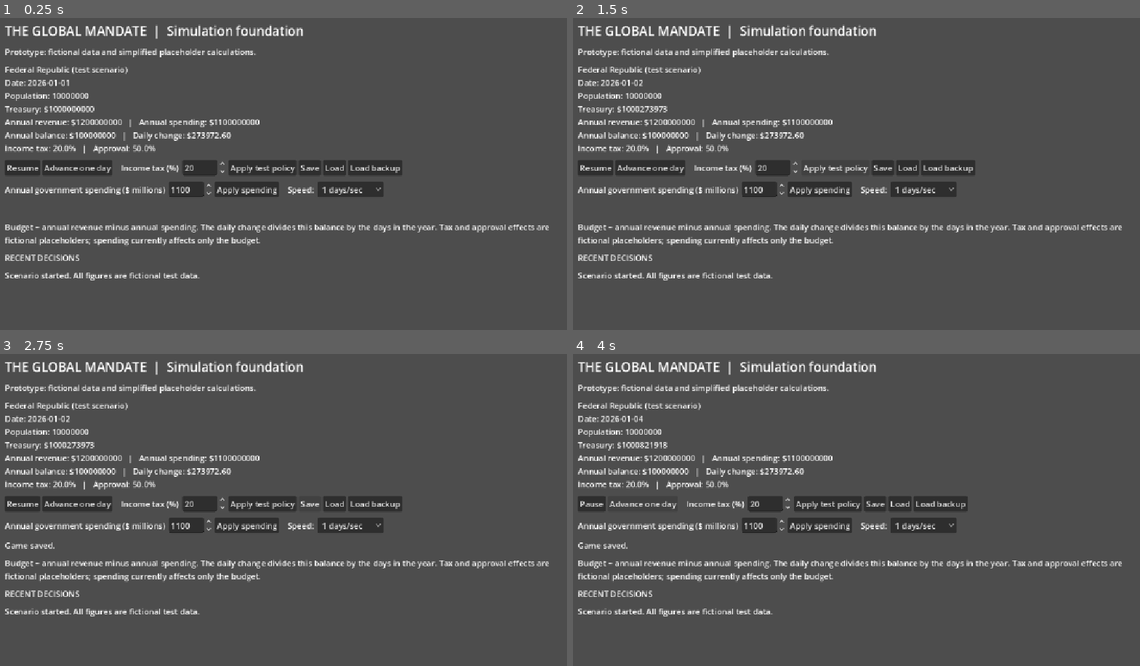
Above: before the commit, frames 1-4 (two rows, left to right).
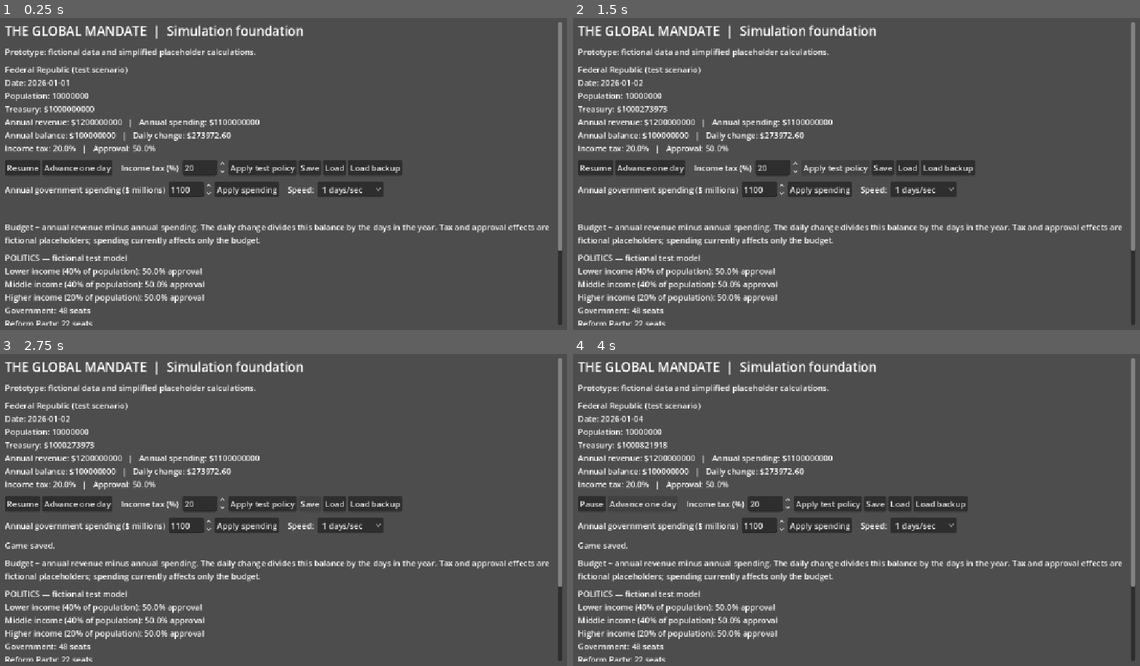
Above: after the commit, the same moments.

Repository: bhavishyadash/the-global-mandate
Game: Godot game, scene res://main.tscn
The game is run twice, just before and just after one commit, with the same random seed, the same clock (stepped at 60 frames per second) and the same inputs.
Inputs:
- Up to frame 1 (0.25 s): no input
- Up to frame 2 (1.5 s): click "Advance one day" at 0.5 s; click "Apply test policy" at 1.25 s
- Up to frame 3 (2.75 s): click "Save" at 2 s
- Up to frame 4 (4 s): click "Resume" at 2.75 s; click "Advance one day" at 3.5 s

The runs differ from the first frame. In frame 1, 2.8% of the frame differs, in the area x 0-100%, y 1-99%; in frame 2, 2.8%; in frame 3, 2.8%; in frame 4, 2.8%.

Commit message:
Add population approval and political prototype
Implement fictional population groups, legislative voting, policy implementation, an illustrative election, and versioned political saves. Document sessions 6–15 and extend simulation and UI checks.

Diff:
--- /dev/null
+++ b/simulation/politics.gd
@@ -0,0 +1,101 @@
+extends RefCounted
+
+# Fictional groups and coefficients for testing, not empirical estimates.
+var groups: Array = [
+	{"name": "Lower income", "share": 0.4, "approval": 50.0, "tax_sensitivity": 100.0},
+	{"name": "Middle income", "share": 0.4, "approval": 50.0, "tax_sensitivity": 105.0},
+	{"name": "Higher income", "share": 0.2, "approval": 50.0, "tax_sensitivity": 115.0},
+]
+var parties: Array = [
+	{"name": "Government", "seats": 48, "support": true},
+	{"name": "Reform Party", "seats": 22, "support": true},
+	{"name": "Opposition", "seats": 30, "support": false},
+]
+var procurement_policy := false
+var procurement_progress := 0
+var election_count := 0
+
+func apply_tax_change(delta: float) -> void:
+	for group in groups:
+		group.approval = clampf(group.approval - delta * group.tax_sensitivity, 0.0, 100.0)
+
+func approval() -> float:
+	var result := 0.0
+	for group in groups:
+		result += group.approval * group.share
+	return result
+
+func votes_for_policy() -> int:
+	var result := 0
+	for party in parties:
+		if party.support:
+			result += party.seats
+	return result
+
+func vote_procurement() -> bool:
+	if procurement_policy or votes_for_policy() <= 50:
+		return false
+	procurement_policy = true
+	return true
+
+func advance_day() -> bool:
+	if procurement_policy and procurement_progress < 100:
+		procurement_progress = mini(100, procurement_progress + 1)
+		return procurement_progress == 100
+	return false
+
+func election() -> void:
+	# Illustrative two-bloc vote share; not a real electoral model.
+	var government_seats := clampi(roundi(approval()), 0, 100)
+	parties[0].seats = government_seats
+	parties[1].seats = 0
+	parties[2].seats = 100 - government_seats
+	election_count += 1
+
+func export_state() -> Dictionary:
+	return {"groups": groups.duplicate(true), "parties": parties.duplicate(true), "procurement_policy": procurement_policy, "procurement_progress": procurement_progress, "election_count": election_count}
+
+func import_state(state: Variant) -> bool:
+	if not state is Dictionary or not state.get("groups") is Array or not state.get("parties") is Array:
+		return false
+	var gs: Array = state.groups
+	var ps: Array = state.parties
+	if gs.size() != 3 or ps.size() != 3 or not state.get("procurement_policy") is bool:
+		return false
+	var progress: Variant = state.get("procurement_progress")
+	var elections: Variant = state.get("election_count")
+	if not _whole(progress) or progress < 0 or progress > 100 or not _whole(elections) or elections < 0:
+		return false
+	if not state.procurement_policy and progress != 0:
+		return false
+	var shares := 0.0
+	for group in gs:
+		if not group is Dictionary or not group.get("name") is String:
+			return false
+		for key in ["share", "approval", "tax_sensitivity"]:
+			if not _number(group.get(key)):
+				return false
+		if group.share < 0 or group.share > 1 or group.approval < 0 or group.approval > 100 or group.tax_sensitivity < 0 or group.tax_sensitivity > 1000:
+			return false
+		shares += group.share
+	if absf(shares - 1.0) > 0.00001:
+		return false
+	var seats := 0
+	for party in ps:
+		if not party is Dictionary or not party.get("name") is String or not party.get("support") is bool or not _whole(party.get("seats")) or party.seats < 0:
+			return false
+		seats += int(party.seats)
+	if seats != 100:
+		return false
+	groups = gs.duplicate(true)
+	parties = ps.duplicate(true)
+	procurement_policy = state.procurement_policy
+	procurement_progress = int(progress)
+	election_count = int(elections)
+	return true
+
+static func _number(value: Variant) -> bool:
+	return (value is int or value is float) and is_finite(float(value))
+
+static func _whole(value: Variant) -> bool:
+	return _number(value) and float(value) == floorf(float(value))
--- a/simulation/world.gd
+++ b/simulation/world.gd
@@ -1,4 +1,7 @@
 extends RefCounted
+
+const Politics = preload("res://simulation/politics.gd")
+var politics = Politics.new()
 
 # All values here are fictional test data; rates are annual USD.
 const INITIAL_DATE := {"year": 2026, "month": 1, "day": 1}
@@ -26,6 +29,8 @@
 	country.treasury += daily_balance()
 	if previous_treasury >= 0.0 and country.treasury < 0.0:
 		add_event("Treasury fell below zero. Borrowing is not yet modeled.")
+	if politics.advance_day():
+		add_event("Procurement policy implementation completed.")
 	date.day += 1
 	if date.day > days_in_month(date.year, date.month):
 		date.day = 1
@@ -52,7 +57,7 @@
 	var file := FileAccess.open(temporary, FileAccess.WRITE)
 	if file == null:
 		return "Could not open the save file for writing."
-	file.store_string(JSON.stringify({"version": 1, "date": date, "country": country, "events": events}))
+	file.store_string(JSON.stringify({"version": 2, "date": date, "country": country, "events": events, "politics": politics.export_state()}))
 	file.flush()
 	var error := file.get_error()
 	file.close()
@@ -80,7 +85,7 @@
 	if json.parse(file.get_as_text()) != OK:
 		return "Save contains invalid JSON."
 	var parsed: Variant = json.data
-	if not parsed is Dictionary or parsed.get("version") != 1:
+	if not parsed is Dictionary or (parsed.get("version") != 1 and parsed.get("version") != 2):
 		return "Save is invalid or uses an unsupported version."
 	var d: Variant = parsed.get("date")
 	var c: Variant = parsed.get("country")
@@ -105,9 +110,17 @@
 	for event in e:
 		if not event is String:
 			return "Save has invalid event data."
+	var loaded_politics = Politics.new()
+	if parsed.version == 2:
+		if not loaded_politics.import_state(parsed.get("politics")) or absf(loaded_politics.approval() - float(c.approval)) > 0.001:
+			return "Save has invalid political data."
+	else:
+		for group in loaded_politics.groups:
+			group.approval = float(c.approval)
 	date = {"year": year, "month": month, "day": day}
 	country = c.duplicate(true)
 	country.population = int(c.population)
+	politics = loaded_politics
 	events.clear()
 	for event in e:
 		events.append(event)
@@ -124,11 +137,23 @@
 		return true
 	# Placeholder: $2 billion taxable base, other revenue held constant.
 	country.annual_revenue += (rate - previous) * 2000000000.0
-	# Temporary test sensitivity: a rise from 20% to 60% reduces 50% approval to 8%.
-	country.approval = clampf(country.approval - (rate - previous) * 105.0, 0.0, 100.0)
+	politics.apply_tax_change(rate - previous)
+	country.approval = politics.approval()
 	country.income_tax_rate = rate
 	add_event("Income tax changed from %.1f%% to %.1f%%." % [previous * 100.0, rate * 100.0])
 	return true
+
+func vote_procurement() -> bool:
+	var votes: int = politics.votes_for_policy()
+	if politics.vote_procurement():
+		add_event("Procurement policy passed with %d of 100 seats; implementation begins." % votes)
+		return true
+	add_event("Procurement vote failed or policy already active (%d of 100 seats)." % votes)
+	return false
+
+func hold_election() -> void:
+	politics.election()
+	add_event("Illustrative election held: government won %d of 100 seats." % politics.parties[0].seats)
 
 func set_annual_spending(amount: float) -> bool:
 	if not is_finite(amount) or amount < 0.0 or amount > 10000000000.0:
--- a/tests/simulation_test.gd
+++ b/tests/simulation_test.gd
@@ -18,6 +18,17 @@
 	var high_tax_world = World.new()
 	assert(high_tax_world.set_income_tax(0.60))
 	assert(is_equal_approx(high_tax_world.country.approval, 8.0))
+	assert(high_tax_world.politics.groups[0].approval > high_tax_world.politics.groups[2].approval)
+	var government = World.new()
+	assert(government.vote_procurement())
+	assert(not government.vote_procurement())
+	for i in range(100):
+		government.advance_day()
+	assert(government.politics.procurement_progress == 100)
+	government.set_income_tax(0.60)
+	government.hold_election()
+	assert(government.politics.parties[0].seats == 8)
+	assert(government.politics.parties[0].seats + government.politics.parties[2].seats == 100)
 	assert(high_tax_world.set_annual_spending(1500000000.0))
 	assert(is_equal_approx(high_tax_world.annual_balance(), 500000000.0))
 	assert(not high_tax_world.set_annual_spending(-1.0))
@@ -44,9 +55,19 @@
 	assert(long_run.date == {"year": 2046, "month": 1, "day": 1})
 	assert(absf(long_run.country.treasury - 3000000000.0) < 10.0)
 	var save_path := "res://tests/test_save.json"
+	assert(government.save_game(save_path).is_empty())
+	var restored_politics = World.new()
+	assert(restored_politics.load_game(save_path).is_empty())
+	assert(restored_politics.politics.procurement_progress == 100)
+	assert(restored_politics.politics.election_count == 1)
+	assert(restored_politics.politics.parties[0].seats == 8)
 	assert(high_tax_world.save_game(save_path).is_empty())
 	var restored = World.new()
-	assert(restored.load_game(save_path).is_empty())
+	var load_error: String = restored.load_game(save_path)
+	if not load_error.is_empty():
+		push_error(load_error)
+		quit(1)
+		return
 	assert(restored.date == high_tax_world.date)
 	assert(is_equal_approx(restored.country.approval, 8.0))
 	assert(is_equal_approx(restored.country.income_tax_rate, 0.60))
@@ -57,6 +78,12 @@
 	var backup = World.new()
 	assert(backup.load_game(save_path + ".bak").is_empty())
 	assert(is_equal_approx(backup.country.income_tax_rate, 0.60))
+	var legacy_file := FileAccess.open(save_path, FileAccess.WRITE)
+	legacy_file.store_string(JSON.stringify({"version": 1, "date": backup.date, "country": backup.country, "events": backup.events}))
+	legacy_file.close()
+	var legacy = World.new()
+	assert(legacy.load_game(save_path).is_empty())
+	assert(is_equal_approx(legacy.politics.approval(), backup.country.approval))
 	var original_state: Dictionary = restored.country.duplicate(true)
 	var invalid := FileAccess.open(save_path, FileAccess.WRITE)
 	invalid.store_string("{bad json")
--- a/tests/ui_test.gd
+++ b/tests/ui_test.gd
@@ -15,6 +15,10 @@
 	screen.spending.value = 1500
 	screen._apply_spending()
 	assert(is_equal_approx(screen.world.country.annual_spending, 1500000000.0))
+	screen._vote_policy()
+	assert(screen.world.politics.procurement_policy)
+	screen._hold_election()
+	assert(screen.world.politics.election_count == 1)
 	screen._toggle_pause()
 	assert(screen.running)
 	screen._toggle_pause()
--- a/ui/main.gd
+++ b/ui/main.gd
@@ -12,6 +12,7 @@
 var spending: SpinBox
 var speed := 1
 var explanation: Label
+var politics_summary: Label
 const SAVE_PATH := "user://prototype_save.json"
 
 func _ready() -> void:
@@ -20,9 +21,12 @@
 	for edge in ["margin_left", "margin_top", "margin_right", "margin_bottom"]:
 		margin.add_theme_constant_override(edge, 24)
 	add_child(margin)
+	var scroll := ScrollContainer.new()
+	margin.add_child(scroll)
 	var layout := VBoxContainer.new()
+	layout.size_flags_horizontal = Control.SIZE_EXPAND_FILL
 	layout.add_theme_constant_override("separation", 12)
-	margin.add_child(layout)
+	scroll.add_child(layout)
 	var title := Label.new()
 	title.text = "THE GLOBAL MANDATE  |  Simulation foundation"
 	title.add_theme_font_size_override("font_size", 25)
@@ -96,6 +100,19 @@
 	explanation.autowrap_mode = TextServer.AUTOWRAP_WORD_SMART
 	explanation.text = "Budget = annual revenue minus annual spending. The daily change divides this balance by the days in the year. Tax and approval effects are fictional placeholders; spending currently affects only the budget."
 	layout.add_child(explanation)
+	politics_summary = Label.new()
+	politics_summary.autowrap_mode = TextServer.AUTOWRAP_WORD_SMART
+	layout.add_child(politics_summary)
+	var political_controls := HBoxContainer.new()
+	layout.add_child(political_controls)
+	var vote_button := Button.new()
+	vote_button.text = "Vote on procurement policy"
+	vote_button.pressed.connect(_vote_policy)
+	political_controls.add_child(vote_button)
+	var election_button := Button.new()
+	election_button.text = "Hold test election"
+	election_button.pressed.connect(_hold_election)
+	political_controls.add_child(election_button)
 	var heading := Label.new()
 	heading.text = "RECENT DECISIONS"
 	layout.add_child(heading)
@@ -128,6 +145,14 @@
 	world.set_annual_spending(spending.value * 1000000.0)
 	_refresh()
 
+func _vote_policy() -> void:
+	world.vote_procurement()
+	_refresh()
+
+func _hold_election() -> void:
+	world.hold_election()
+	_refresh()
+
 func _save_game() -> void:
 	var error: String = world.save_game(SAVE_PATH)
 	status.text = "Game saved." if error.is_empty() else error
@@ -155,4 +180,12 @@
 	var c: Dictionary = world.country
 	var d: Dictionary = world.date
 	summary.text = "%s\nDate: %04d-%02d-%02d\nPopulation: %d\nTreasury: $%.0f\nAnnual revenue: $%.0f   |   Annual spending …(284 unchanged characters)…
+	var lines := PackedStringArray(["POLITICS — fictional test model"])
+	for group in world.politics.groups:
+		lines.append("%s (%.0f%% of population): %.1f%% approval" % [group.name, group.share * 100, group.approval])
+	for party in world.politics.parties:
+		lines.append("%s: %d seats" % [party.name, party.seats])
+	lines.append("Procurement support: %d/100 seats | Implementation: %d%% | Elections: %d" % [world.politics.votes_for_policy(), world.politics.procurement_progress, world.politics.election_count])
+	lines.append("Test policy requires a majority and takes 100 days to implement. Election is illustrative and may be called at any time.")
+	politics_summary.text = "\n".join(lines)
 	history.text = "\n".join(world.events.slice(0, 8))
Not shown, changed: docs/GAME_DEVELOPMENT_REPORT.md
